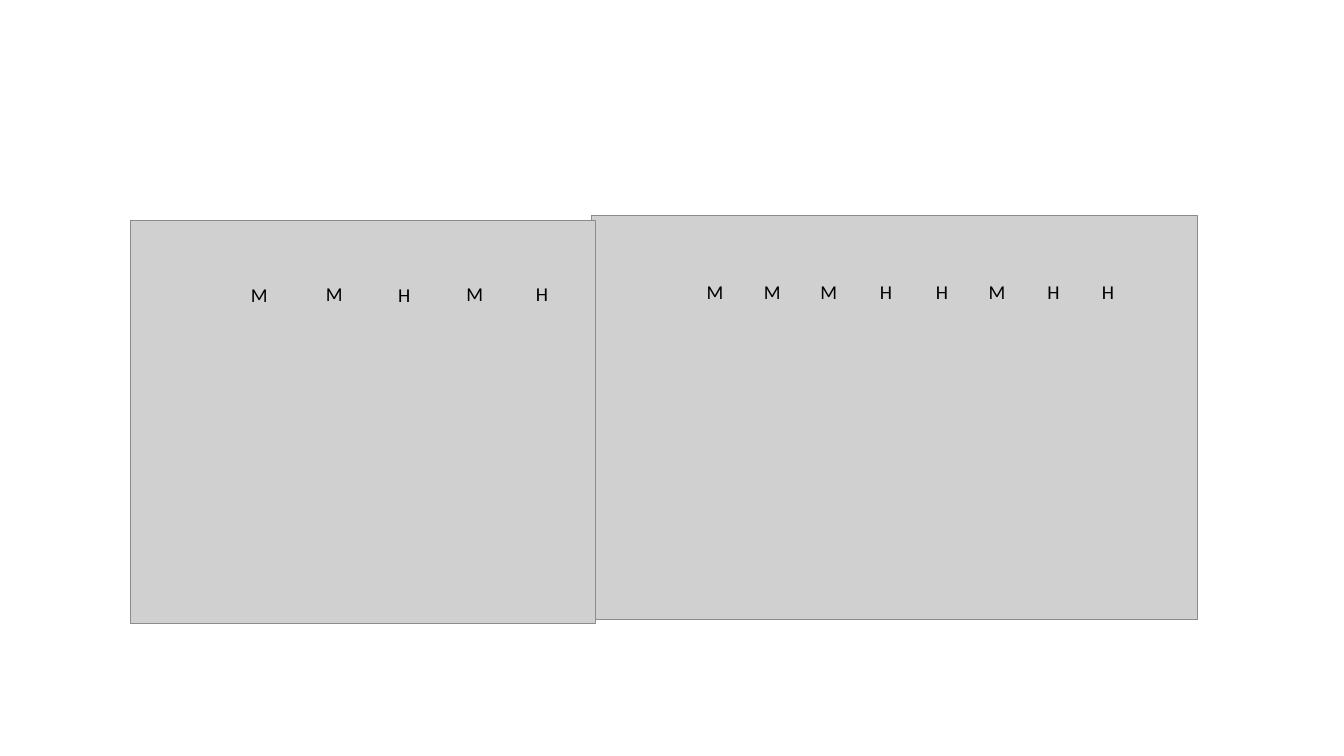
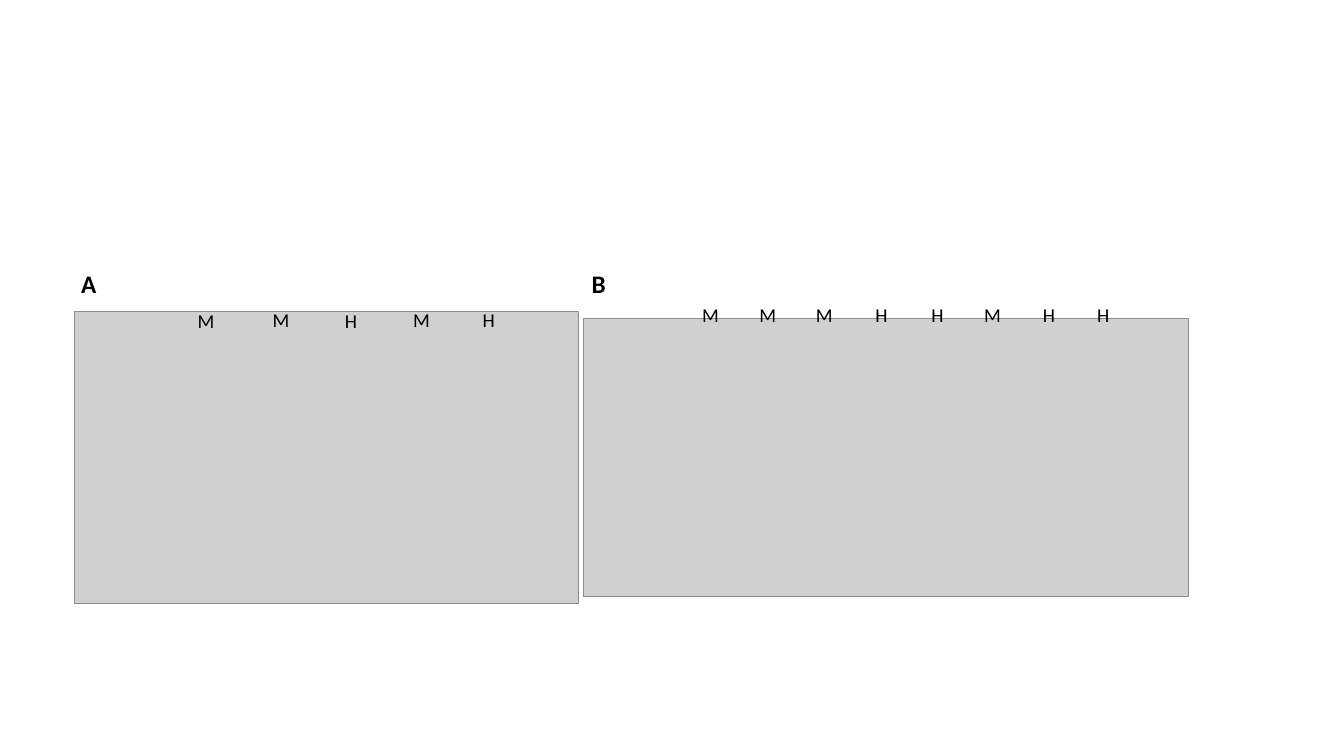
Before and after one commit to coleoguy/microsat, a slide deck: slide 1 of figures/fig2.parts/figure2.pptx. Drawn at 1344x756 pixels with LibreOffice and Linux fonts; fonts in the diff are those of the drawing; grey boxes stand for pictures. Boxes give left, top, right and bottom in pixels: in the first picture for what was removed or moved away, otherwise in the second. Text is boxed around its words. In the diff, an @@ line names an element or a change of style, - is before the commit and + after.

```diff
--- a/figures/fig2.parts/figure2.pptx
+++ b/figures/fig2.parts/figure2.pptx
@@ text added at box(81, 276, 96, 293), 18 pt, text #000000, bold @@
+A
@@ text added at box(592, 276, 606, 293), 18 pt, text #000000, bold @@
+B
@@ 7 texts: place and size @@
-7 texts at box(707, 286, 1114, 299)
+7 texts at box(702, 305, 1109, 322)
@@ text "H": place and size @@
-text "H" at box(1047, 286, 1059, 299)
+text "H" at box(1043, 306, 1055, 322)
@@ picture: place and size @@
-picture at box(130, 221, 595, 624)
+picture at box(75, 312, 579, 604)
@@ 5 texts: place and size @@
-5 texts at box(251, 288, 548, 302)
+5 texts at box(198, 311, 495, 328)
@@ picture: place and size @@
-picture at box(592, 216, 1199, 620)
+picture at box(584, 319, 1189, 596)
```
Also in this commit, not shown: 5 other files.
